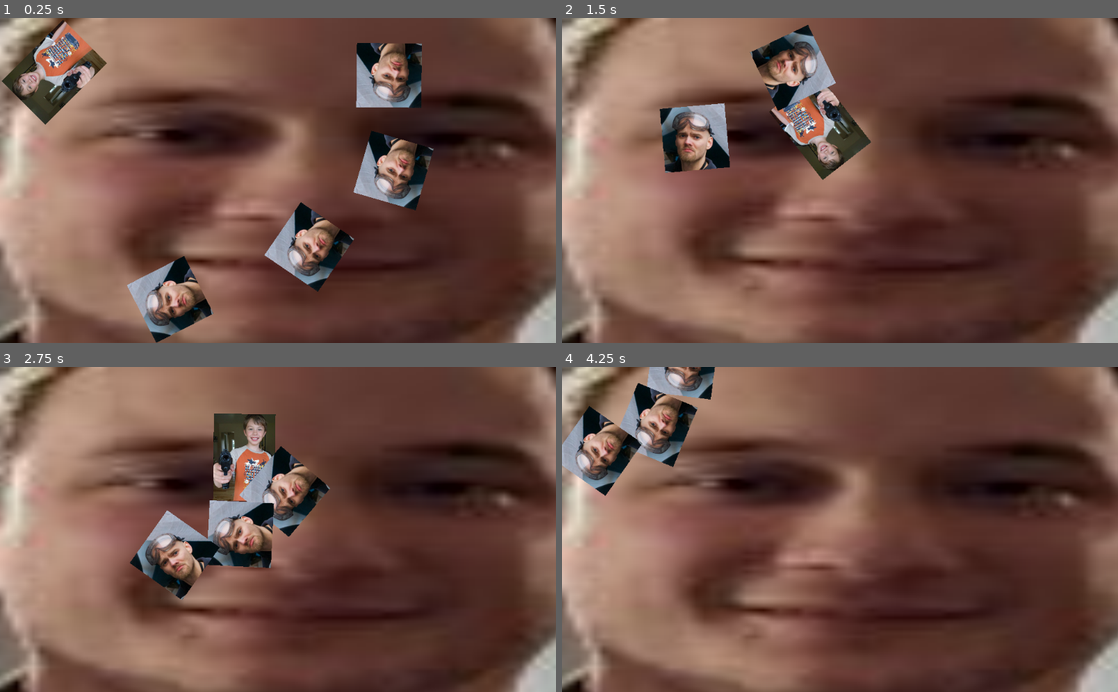
Above: before the commit, frames 1-4 (two rows, left to right).
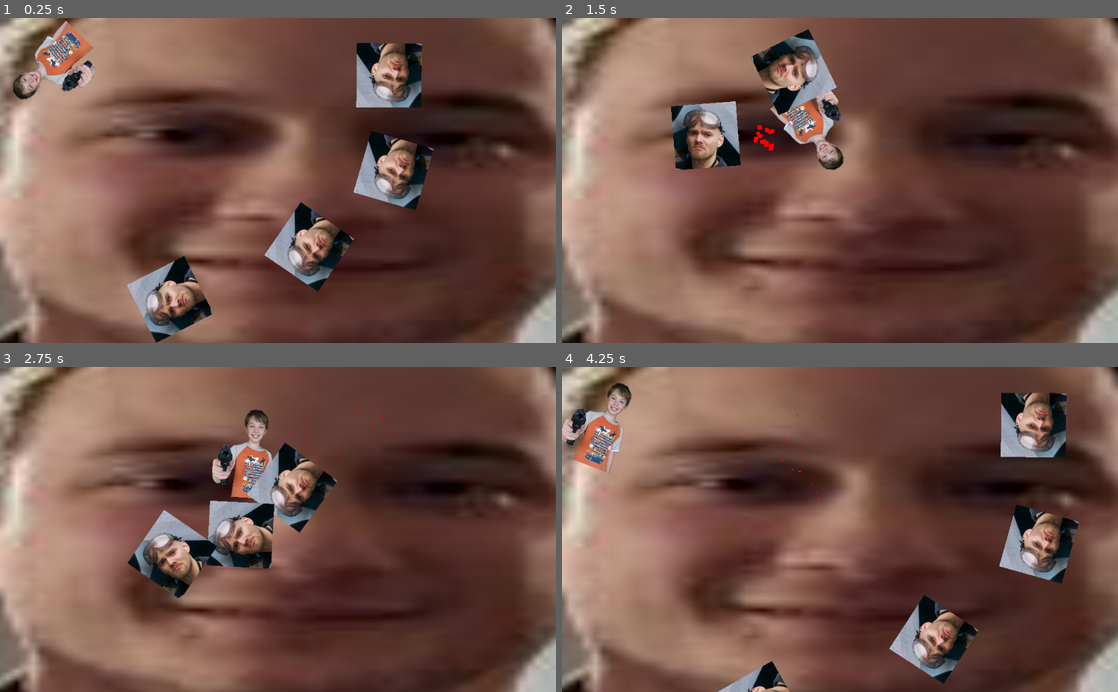
Above: after the commit, the same moments.

Repository: levidavidmurray/grant-game
Game: Godot game, scene res://World.tscn
Two runs of this game, one before a commit and one after it. Both use one fixed random seed, a clock stepped at 60 frames per second and the inputs below. Sound files missing from this copy of the repository are replaced by a short silence.
Inputs (mouse positions are in pixels of both pictures, inside the frame that each line leads up to):
- Up to frame 1 (0.25 s): no input
- Up to frame 2 (1.5 s): move the mouse to (962, 164) at 0.52 s; hold D (right) 0.53-1.28 s; click (962, 164) at 0.6 s; move the mouse to (728, 196) at 1.27 s; hold S (down) from 1.28 s (still down); click (728, 196) at 1.35 s
- Up to frame 3 (2.75 s): move the mouse to (333, 458) at 2.02 s; release S (down) at 2.03 s; hold D (right) from 2.03 s (still down); click (333, 458) at 2.1 s
- Up to frame 4 (4.25 s): move the mouse to (812, 594) at 2.77 s; release D (right) at 2.78 s; hold W (up) 2.78-3.53 s; click (812, 594) at 2.85 s; move the mouse to (1006, 578) at 3.52 s; hold A (left) from 3.53 s (still down); click (1006, 578) at 3.6 s; tap R (restart, bound only after the commit) at 4.15 s

The runs differ from the first frame. In frame 1, 1.9% of the frame differs, in the area x 0-20%, y 0-33%; in frame 2, 5.4%; in frame 3, 4.9%; in frame 4, 13%, in the area x 0-93%, y 0-100%.

Commit message:
Added death particles Clean up allocated objects Removed background from grant & bullet

Diff:
--- /dev/null
+++ b/Prefabs/DeathParticles.tscn
@@ -0,0 +1,37 @@
+[gd_scene load_steps=6 format=2]
+
+[sub_resource type="Curve" id=1]
+max_value = 100.0
+_data = [ Vector2( 0, 100 ), 0.0, 0.0, 0, 0, Vector2( 1, 0 ), 0.0, 0.0, 0, 0 ]
+
+[sub_resource type="CurveTexture" id=2]
+curve = SubResource( 1 )
+
+[sub_resource type="Curve" id=3]
+_data = [ Vector2( 0, 1 ), 0.0, 0.0, 0, 0, Vector2( 1, 0.192045 ), 0.0, 0.0, 0, 0 ]
+
+[sub_resource type="CurveTexture" id=4]
+curve = SubResource( 3 )
+
+[sub_resource type="ParticlesMaterial" id=5]
+emission_shape = 1
+emission_sphere_radius = 5.0
+flag_disable_z = true
+spread = 180.0
+gravity = Vector3( 0, 0, 0 )
+initial_velocity = 250.0
+initial_velocity_random = 0.6
+orbit_velocity = 0.0
+orbit_velocity_random = 0.0
+damping_curve = SubResource( 2 )
+scale = 8.0
+scale_curve = SubResource( 4 )
+color = Color( 1, 0, 0, 1 )
+
+[node name="DeathParticles" type="Particles2D"]
+emitting = false
+amount = 16
+lifetime = 0.5
+one_shot = true
+explosiveness = 1.0
+process_material = SubResource( 5 )
--- a/Prefabs/Enemy.tscn
+++ b/Prefabs/Enemy.tscn
@@ -8,7 +8,7 @@
 extents = Vector2( 60, 55.5 )
 
 [sub_resource type="RectangleShape2D" id=2]
-extents = Vector2( 54, 45.5 )
+extents = Vector2( 57, 51 )
 
 [node name="Enemy" type="KinematicBody2D" groups=["Enemy"]]
 position = Vector2( 505, 143 )
@@ -25,7 +25,7 @@
 shape = SubResource( 1 )
 
 [node name="CollisionShape2D" type="CollisionShape2D" parent="."]
-position = Vector2( -3, 2.5 )
+position = Vector2( 0, 1 )
 shape = SubResource( 2 )
 
 [node name="DeathSound" type="AudioStreamPlayer2D" parent="."]
--- a/Prefabs/Player.tscn
+++ b/Prefabs/Player.tscn
@@ -1,12 +1,16 @@
-[gd_scene load_steps=6 format=2]
+[gd_scene load_steps=7 format=2]
 
 [ext_resource path="res://Scripts/Player.gd" type="Script" id=1]
-[ext_resource path="res://Resources/Images/Screenshot 2022-11-23 230716.png" type="Texture" id=2]
+[ext_resource path="res://Resources/Images/grant.png" type="Texture" id=2]
 [ext_resource path="res://Resources/Sounds/Laser_Gun_Shot_4.wav" type="AudioStream" id=3]
 [ext_resource path="res://Resources/Sounds/Character_Death_Voice_1.wav" type="AudioStream" id=4]
 
 [sub_resource type="RectangleShape2D" id=1]
-extents = Vector2( 56, 80.5 )
+extents = Vector2( 32.5, 44.5 )
+
+[sub_resource type="CapsuleShape2D" id=2]
+radius = 20.0
+height = 28.0
 
 [node name="Player" type="KinematicBody2D"]
 position = Vector2( 100, 100 )
@@ -20,8 +24,12 @@
 position = Vector2( -1, -0.5 )
 
 [node name="CollisionShape2D" type="CollisionShape2D" parent="Area2D"]
-position = Vector2( 1, 0 )
+position = Vector2( 15.5, 36 )
 shape = SubResource( 1 )
+
+[node name="CollisionShape2D2" type="CollisionShape2D" parent="Area2D"]
+position = Vector2( 20, -44.5 )
+shape = SubResource( 2 )
 
 [node name="BulletSound" type="AudioStreamPlayer2D" parent="."]
 position = Vector2( -100, -100 )
--- a/Scripts/Bullet.gd
+++ b/Scripts/Bullet.gd
@@ -2,5 +2,18 @@
 
 signal enemy_hit
 
-func _ready():
-	pass # Replace with function body.
+# destroy bullet after lifetime (in the event it doesn't collide and goes off screen)
+export var bullet_lifetime: float = 1.5
+
+onready var timer = Timer.new()
+
+func _ready() -> void:
+	add_child(timer)
+	timer.wait_time = bullet_lifetime
+	timer.one_shot = true
+	timer.start()
+
+	timer.connect("timeout", self, "_on_timer_timeout")
+
+func _on_timer_timeout() -> void:
+	queue_free()
--- a/Scripts/Enemy.gd
+++ b/Scripts/Enemy.gd
@@ -1,7 +1,11 @@
 extends KinematicBody2D
+
+var death_particles = preload("res://Prefabs/DeathParticles.tscn")
 
 var motion = Vector2()
 var is_dead: bool = false
+var particles_played: bool = false
+var dp: Particles2D
 
 onready var player = get_parent().get_node("Player")
 
@@ -11,20 +15,37 @@
 
 	position += (player.position - position)/50
 	look_at(player.position)
-
 	move_and_collide(motion)
 
+func _process(delta) -> void:
+	if is_dead and !dp.emitting:
+		particles_played = true
+		print('Cleaning up', self.name)
+		# clean up particles
+		dp.queue_free()
+		# delete enemy
+		queue_free()
+
+
+func create_particles() -> void:
+	dp = death_particles.instance()
+	dp.emitting = true
+	dp.position = get_global_position()
+	get_tree().get_root().call_deferred("add_child", dp)
+
+
+func die() -> void:
+	create_particles()
+	is_dead = true
+
+	$DeathSound.play()
+	$Sprite.visible = false
+
+	# disable colliders to prevent further triggers & collisions
+	get_node("CollisionShape2D").call_deferred('set', 'disabled', true)
+	get_node("Area2D").get_node("CollisionShape2D").call_deferred('set', 'disabled', true)
 
 func _on_Area2D_body_entered(body):
 	if body.is_in_group("Bullet"):
-		is_dead = true
-		$Sprite.visible = false
-		$DeathSound.play()
 		body.queue_free() # delete bullet
-
-		var self_ref = weakref(self)
-		yield($DeathSound, "finished")
-
-		# enemy may be freed before sound finishes (e.g. player death restart)
-		if self_ref.get_ref():
-			queue_free() # an hero
+		die()
--- a/Scripts/Player.gd
+++ b/Scripts/Player.gd
@@ -13,6 +13,14 @@
 
 func _physics_process(delta):
 		var motion = Vector2()
+
+		if Input.is_action_just_pressed("restart"):
+			print("")
+			print("==== RELOAD ====")
+			for _i in get_tree().get_root().get_children():
+				print(_i)
+			get_tree().reload_current_scene()
+			return
 
 		if Input.is_action_pressed("up"):
 			motion.y -= 1
--- a/Scripts/PlayerCamera.gd
+++ b/Scripts/PlayerCamera.gd
@@ -18,7 +18,6 @@
 	self.offset = get_rand_offset()
 
 func apply_shake() -> void:
-	print('apply shake')
 	shake_strength = RANDOM_SHAKE_STRENGTH
 
 func get_rand_offset() -> Vector2:
--- a/project.godot
+++ b/project.godot
@@ -50,6 +50,11 @@
 "events": [ Object(InputEventKey,"resource_local_to_scene":false,"resource_name":"","device":0,"alt":false,"shift":false,"control":false,"meta":false,"command":false,"pressed":false,"scancode":16777217,"physical_scancode":0,"unicode":0,"echo":false,"script":null)
  ]
 }
+restart={
+"deadzone": 0.5,
+"events": [ Object(InputEventKey,"resource_local_to_scene":false,"resource_name":"","device":0,"alt":false,"shift":false,"control":false,"meta":false,"command":false,"pressed":false,"scancode":82,"physical_scancode":0,"unicode":0,"echo":false,"script":null)
+ ]
+}
 
 [physics]
 
Binary file changed: Resources/Images/Screenshot 2022-11-23 231419.png
Binary file added: Resources/Images/grant.png
Not shown, added: Resources/Images/grant.png.import
Not shown, changed: export_presets.cfg
Not shown, added: Resources/Images/grant.psd
